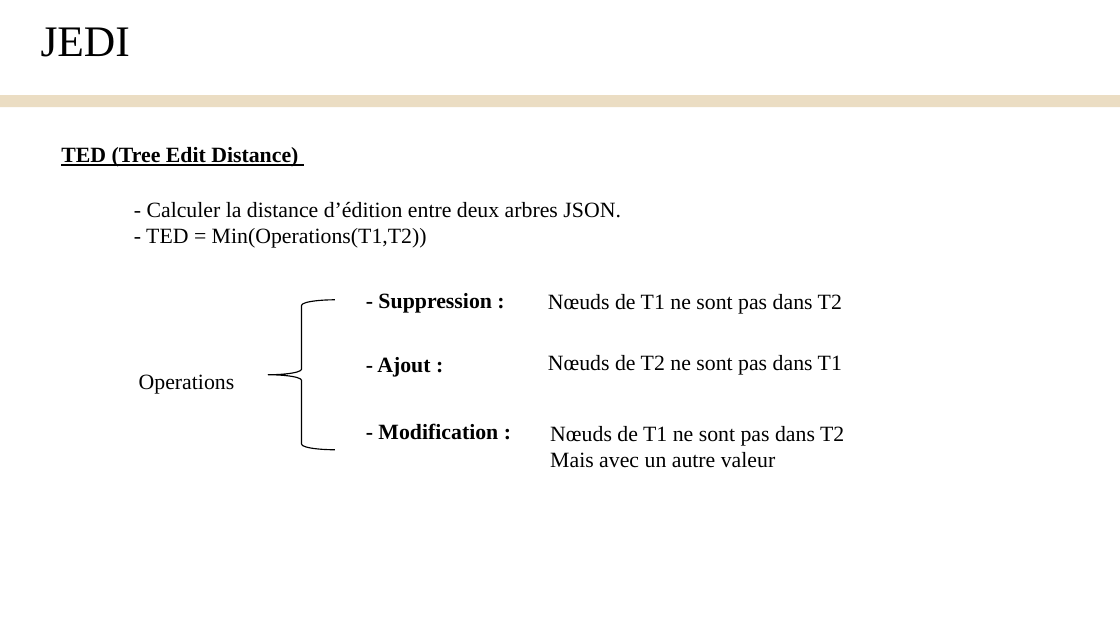
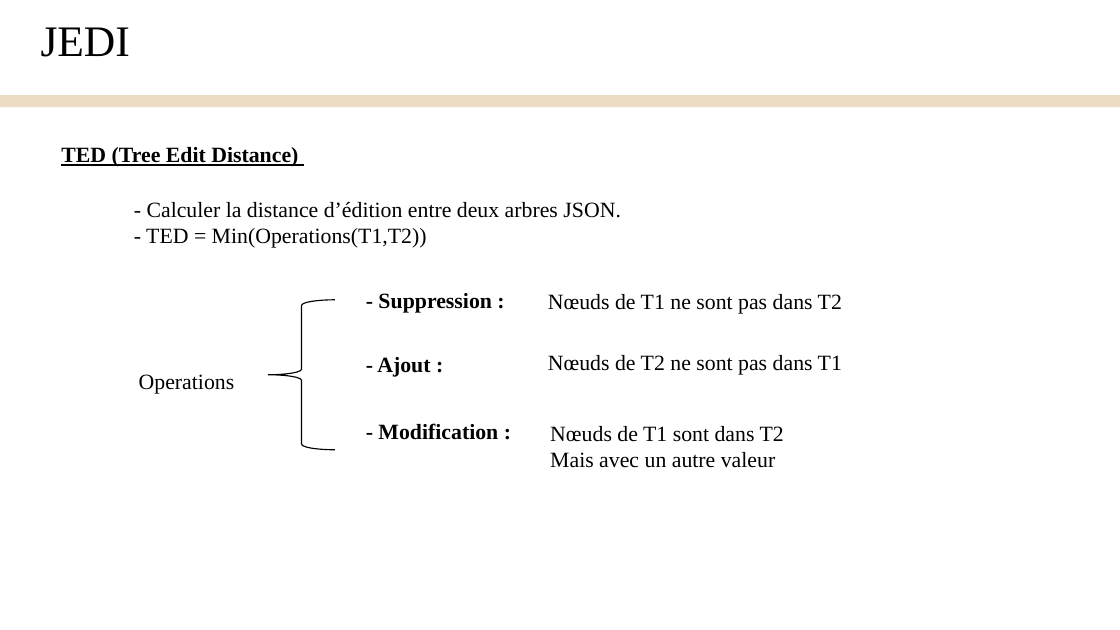
Before and after one commit to Yanis540/PSTL-M1, a slide deck: slide 12 of rapport/Présentation_Finale.pptx. Drawn at 1120x630 pixels with LibreOffice and Linux fonts; fonts in the diff are those of the drawing. Boxes give left, top, right and bottom in pixels: in the first picture for what was removed or moved away, otherwise in the second. Text is boxed around its words. In the diff, an @@ line names an element or a change of style, - is before the commit and + after.

```diff
--- a/rapport/Présentation_Finale.pptx
+++ b/rapport/Présentation_Finale.pptx
@@ text at box(550, 426, 784, 442): text changed @@
-Nœuds de T1 ne sont pas dans T2
+Nœuds de T1 sont dans T2
```
Also in this commit, not shown: 2 other slides changed.
